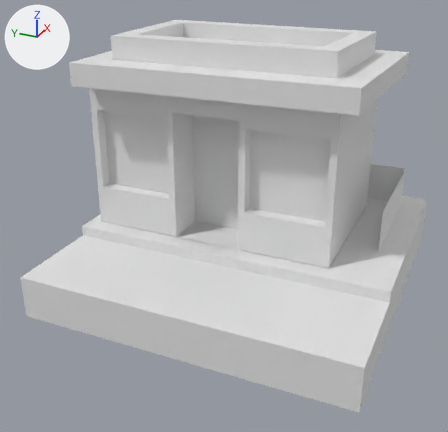
Two versions of the Blender file model/cafe.blend, one commit apart.
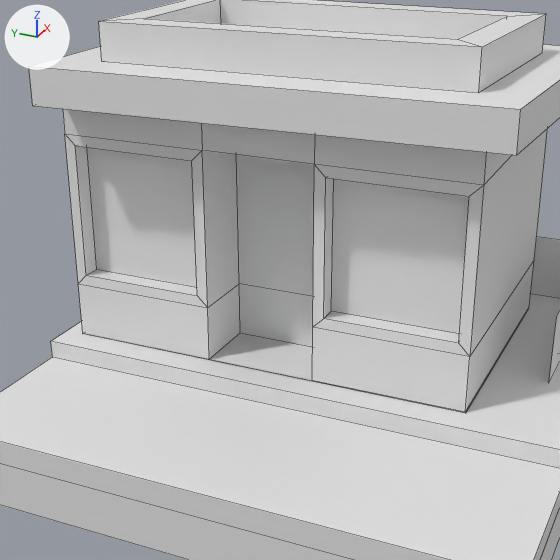
Each version appears first whole from a 50 mm lens placed at (-13.48, -5.43, 8.33), pointed at (-0.71, 0.31, 1.95), and next in a close-up on the part from 12% to 86% of the width and 5% to 82% of the height. The axes (+X, +Y, +Z) are drawn at upper left. The lights are the same throughout. The close-ups show mesh edges as thin lines.
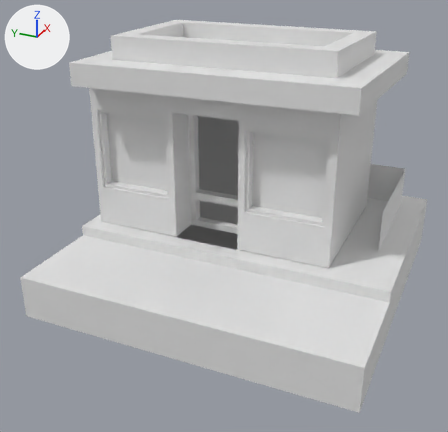
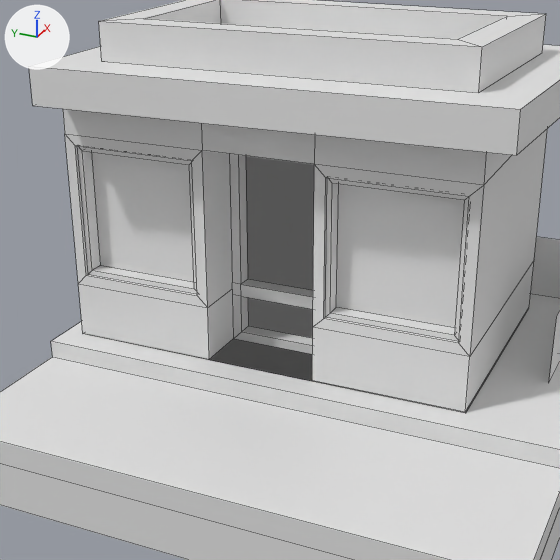
Commit message: Create door and windows

Changed parts and their boxes [x1, y1, x2, y2] in the close-ups (560 x 560 px):
'Plane.007', added: after [77, 146, 469, 341]
'Plane.008', added: after [229, 154, 313, 354]
part 1 of me_plane_006, built on: before [210, 333, 312, 380]; after [246, 156, 314, 338]

The change, as a diff of the scene's bpy script:
```diff
--- a/model/cafe.blend.py
+++ b/model/cafe.blend.py
@@ me_plane_006 @@
 me_plane_006.from_pydata(...)  # 62 vertices, 57 faces; spans x -1.13..2.81, y -2.5..3.71, z 1.33..5.08
 # used by ob_plane_004; location = (0.0, 0.0, 0.0)
 # verts and faces of me_plane_006; kept vertices keep their numbers, new ones are numbered from 62
 # before: 16 (-1.13, 1.44, 1.33) at pixel (209, 359), 17 (-1.13, -0.23, 1.33) at pixel (312, 380), 56 (-0.1, 1.44, 1.33) at pixel (240, 332), 57 (-0.1, -0.23, 1.33)
+# me_plane_006 part 1
+delete_faces([(16, 56, 57, 17)])
+verts[62] = (-0.1, -0.23, 1.33)
+verts[63] = (-0.1, -0.23, 2.17)
+verts[64] = (-0.1, -0.23, 4.53)
+verts[65] = (-0.1, -0.23, 1.33)
+verts[66] = (-0.1, -0.23, 2.17)
+verts[67] = (-0.1, -0.23, 4.53)
+for new, old in zip([*range(68, 74)], [*range(62, 68)]): verts[new] = verts[old] + (0.0, 1.67, 0.0)
+faces += [(62, 68, 69, 63), (63, 69, 70, 64), (65, 71, 72, 66), (66, 72, 73, 67)]
@@ me_plane_004 @@
+me_plane_004.from_pydata(...)  # 32 vertices, 32 faces; spans x -1.07..-0.84, y -2.34..3.54, z 2.34..4.37
@@ me_plane_005 @@
+me_plane_005.from_pydata(...)  # 32 vertices, 34 faces; spans x -0.33..-0.1, y -0.23..1.44, z 1.33..4.53
@@ ob_plane_007 @@
+ob_plane_007 = bpy.data.objects.new('Plane.007', me_plane_004)
+ob_plane_007.location = (0.0, 0.0, 0.0)
@@ ob_plane_008 @@
+ob_plane_008 = bpy.data.objects.new('Plane.008', me_plane_005)
+ob_plane_008.location = (0.0, 0.0, 0.0)
```
